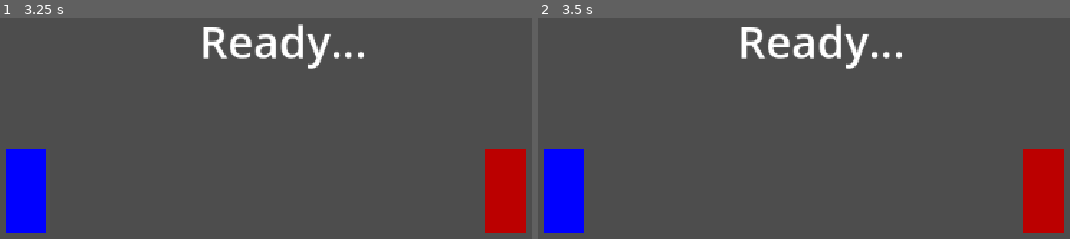
Above: before the commit, frames 1-2 (left to right).
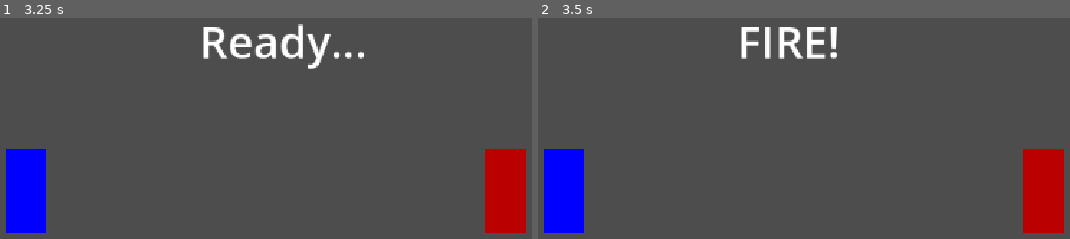
Above: after the commit, the same moments.

Repository: karolszwedo/last-draw
Game: Godot game, scene res://duel.tscn
Two runs of this game, one before a commit and one after it. Both use one fixed random seed, a clock stepped at 60 frames per second and the inputs below. Before the commit the project has no main scene; this scene is started directly in both runs.
Inputs:
- Up to frame 1 (3.25 s): tap Enter at 0.5, 2 s; tap Space at 1.25, 2.75 s
- Up to frame 2 (3.5 s): no input

Frame 1 is identical in both runs. In frame 2, 2.0% of the frame differs, in the area x 40-69%, y 2-24%.

Commit message:
Losowa pauza, potem napis FIRE!
Co-Authored-By: Claude Opus 5.5 <noreply@anthropic.com>

Diff:
--- /dev/null
+++ b/godot/duel.gd
@@ -0,0 +1,6 @@
+extends Node2D
+
+func _ready():
+		$Message.text = "Ready..."
+		await get_tree().create_timer(randf_range(2.0, 5.0)).timeout
+		$Message.text = "FIRE!"
--- a/godot/duel.tscn
+++ b/godot/duel.tscn
@@ -1,6 +1,9 @@
 [gd_scene format=3 uid="uid://d2ffpintj8j4x"]
 
+[ext_resource type="Script" uid="uid://c1l61mrh1vt7t" path="res://duel.gd" id="1_qus8e"]
+
 [node name="Duel" type="Node2D" unique_id=620716475]
+script = ExtResource("1_qus8e")
 
 [node name="Player" type="ColorRect" parent="." unique_id=1367048893]
 offset_left = 200.0
--- a/godot/project.godot
+++ b/godot/project.godot
@@ -11,6 +11,7 @@
 [application]
 
 config/name="Last Draw"
+run/main_scene="uid://d2ffpintj8j4x"
 config/features=PackedStringArray("4.7", "GL Compatibility")
 config/icon="res://icon.svg"
 
Not shown, added: godot/duel.gd.uid
Not shown, changed: PLAN.md
